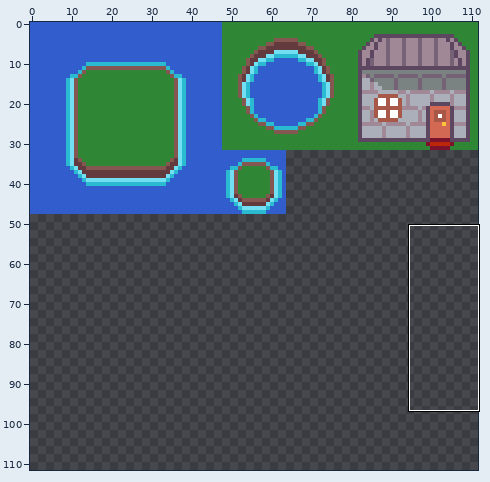
File history of a pixel-art file, world/overworld/tilemap.aseprite. Above: a wide view before the commit, with the close-up outlined.
Close-up. Before the commit:
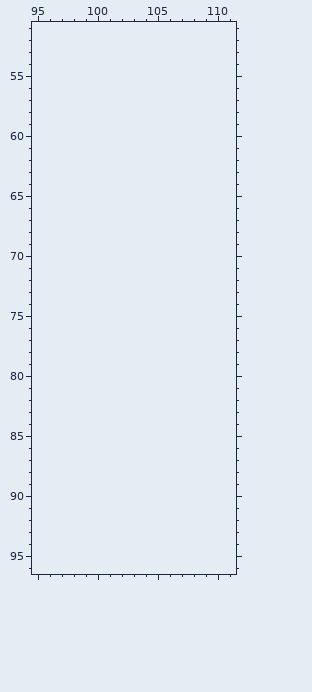
112x48 pixels, 1 frame. Shown: x 95..111, y 51..96. The old version is drawn lined up with the new one, on the new canvas. The commit also changed other parts of the picture, which this record leaves out.
Palette (. is transparent): 
After the commit:
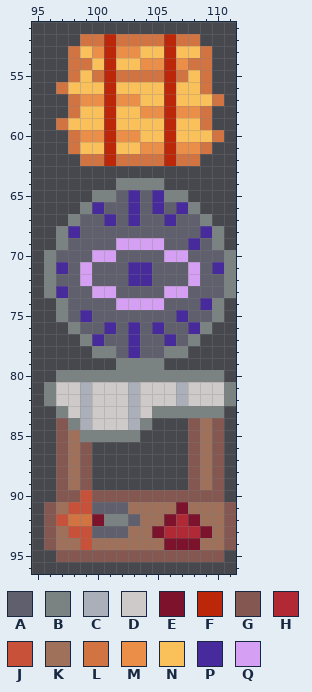
Colours new in this view: A #5f5f6e  B #7b8382  C #abafb9  D #cecac9  E #7c122b  F #bd2709  G #845750  H #b12935  J #c75239  K #9f705a  L #d17441  M #eb8f48  N #fac05a  P #472a9c  Q #d59ff4
Changes in this commit:
canvas 112x48 -> 112x112
Changed rows in their new state; - is an unchanged pixel.
first column x 96:
52 ---LLFLLLLFLL---
53 --LNMFMMNNFNNL--
54 --LLNFNNMMFMLL--
55 --LNLFLLLLFLNL--
56 -LNNNFNNNNFNNL--
57 --LMMFMMNNFNNNL-
58 --LNNFNNMMFMML--
59 -LNNNFNNNNFNNL--
60 --LMMFMMNNFNNNL-
61 --LNNFNNMMFMML--
62 ---LLFLLLLFLL---
64 ------BBBB------
65 ----BBAPAPBB----
66 ---BPAAPAPAPB---
67 --BAAPAPAAPAAB--
68 -BPAAAAAAAAAAPB-
69 -BAAAAQQQQAAPAB-
70 BAAAQQAAAAQQAAAB
71 BPAQAAAPPAAAQAPB
72 BAAQAAAPPAAAQAAB
73 BPAAQQAAAAQQAAAB
74 -BAAAAQQQQAAAPB-
75 -BAPAAAAAAAPAAB-
76 --BAAPAPAPAAPB--
77 ---BPAAPAAPAB---
78 ----BBAPAABB----
79 ------BBBB------
80 -BBBBBBBBBBBBBB-
81 BDDCDDDCDDDCDDDB
82 BDDCDDDCDDDCDDDB
83 -BDCDDDCDBBBBBB-
84 -GBCDDDCB---GKG-
85 -GKBBBBB----GKG-
86 -GKG--------GKG-
87 -GKG--------GKG-
88 -GKG--------GKG-
89 -GKG--------GKG-
90 -GGJGGGGGGGGGGG-
91 GKJJAAAKKKKEKKKG
92 GJLLEBBAKKEHEKKG
93 GKJJAAAKKEHHHEKG
94 GKKJKKKKKKEEEKKG
95 -GGGGGGGGGGGGGG-
